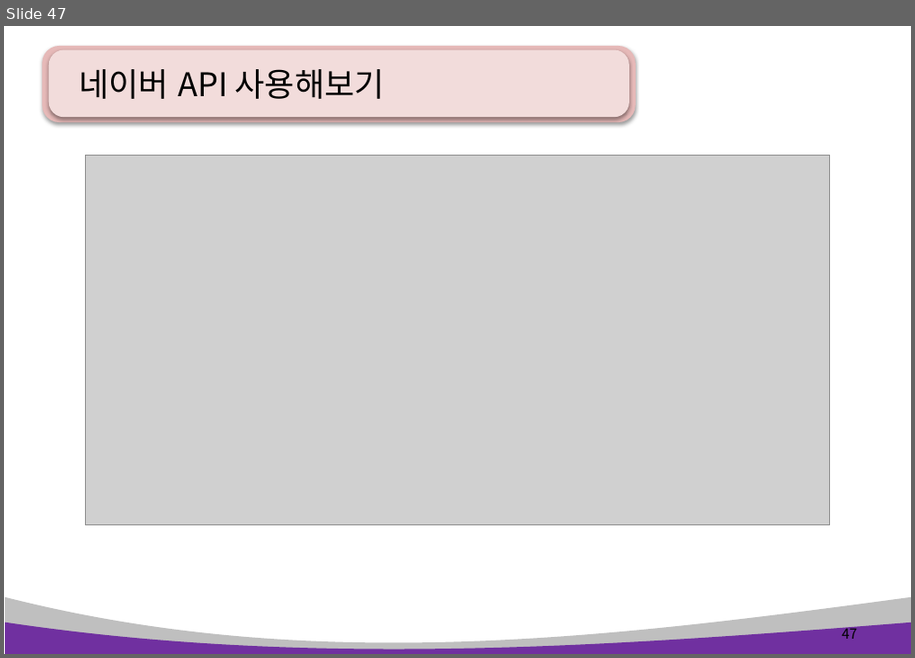
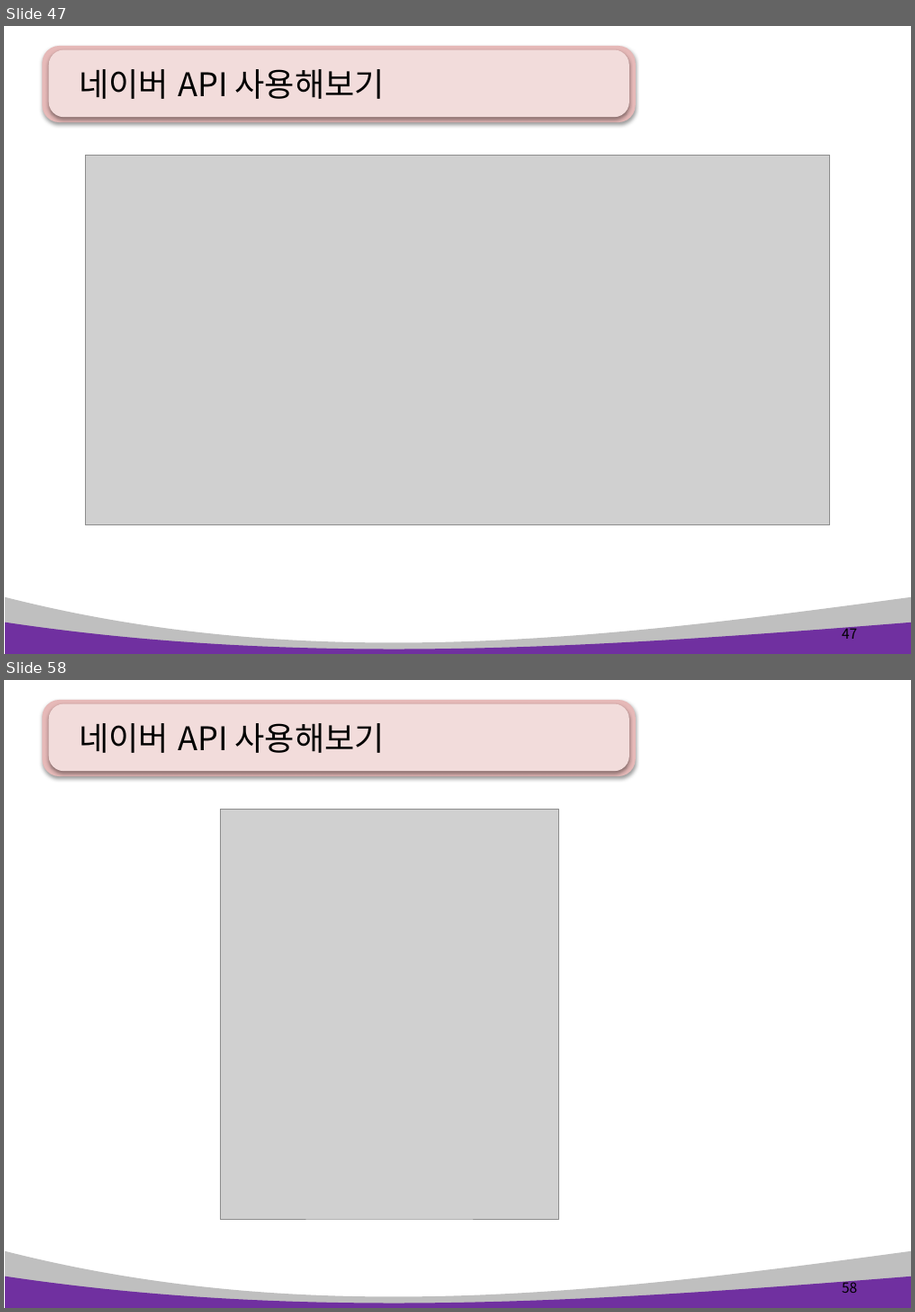
Before and after one commit to pshho/ngreen_project, a slide deck: pyWorks/자료/python_ppt/Python 14장. 데이터 분석 및 시각화2 .pptx. Shown one above the other, each under a label of ours: slide 47 before the commit, slides 47 and 58 after it; the slides between them are not shown. The pictures are 915x658 and 915x1312 pixels, drawn with LibreOffice and Linux fonts; fonts in the diff are those of the drawing; grey boxes stand for pictures. Boxes give left, top, right and bottom in pixels: in the first picture for what was removed or moved away, otherwise in the second. Text is boxed around its words. In the diff, an @@ line names an element or a change of style, - is before the commit and + after.

```diff
--- a/pyWorks/자료/python_ppt/Python 14장. 데이터 분석 및 시각화2 .pptx
+++ b/pyWorks/자료/python_ppt/Python 14장. 데이터 분석 및 시각화2 .pptx
@@ slide 58 added at (4,680,911,1308), background #FFFFFF; not listed: 4 template elements that a slide beside it also shows @@
@@ title added at (79,723,385,753), 28 pt, text #000000 @@
+네이버 API 사용해보기
@@ picture added at (220,810,558,1219) @@
@@ page number added at (842,1279,857,1293), 12 pt, text #000000 @@
+58
```
Also in this commit, not shown: 1 slide changed, 10 other slides added, 36 other files.
